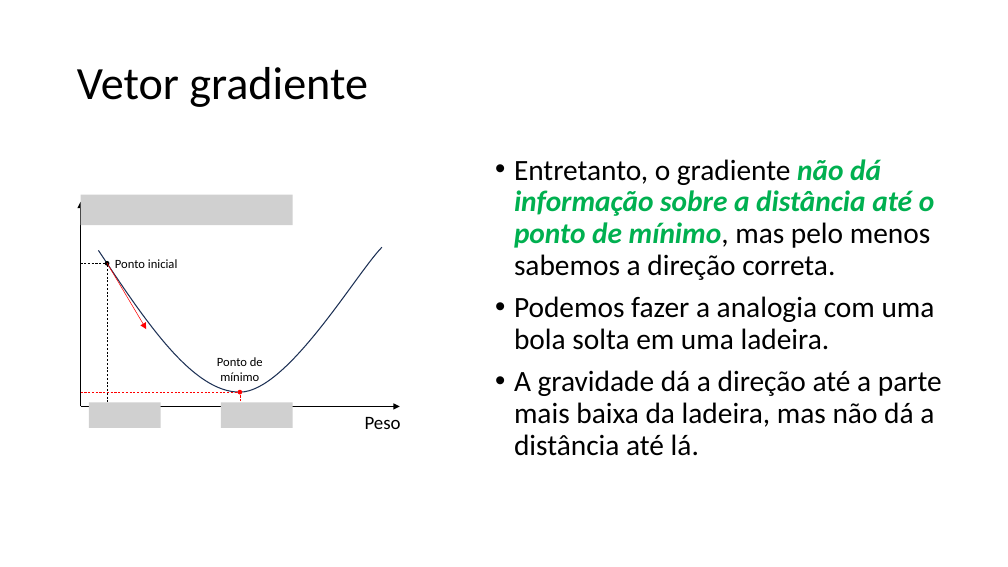
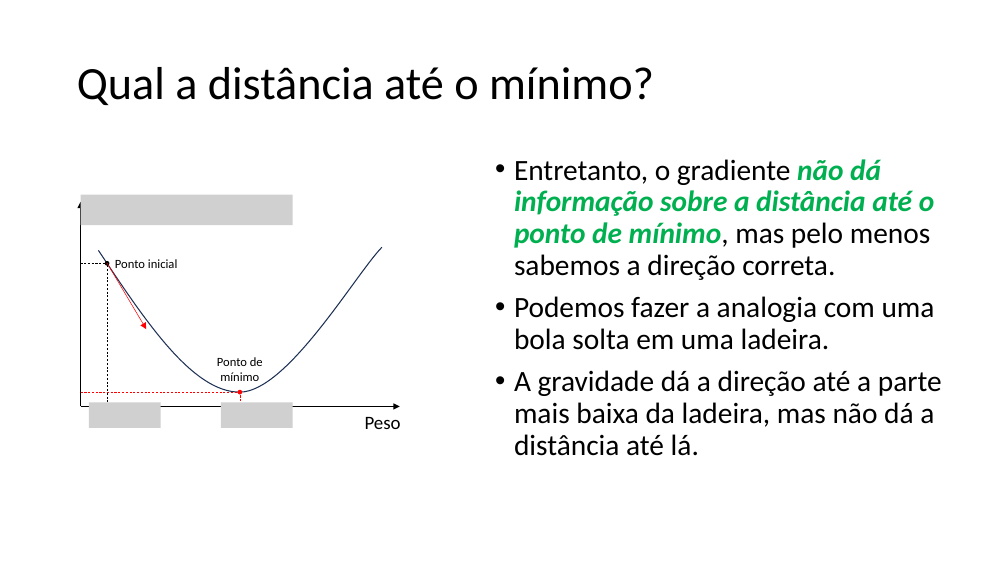
Before and after one commit to zz4fap/tp557-iot-ml, a slide deck: slide 12 of slides/TP557_6_Minimizando_o_erro.pptx. Drawn at 1008x567 pixels with LibreOffice and Linux fonts; fonts in the diff are those of the drawing; grey boxes stand for pictures. Boxes give left, top, right and bottom in pixels: in the first picture for what was removed or moved away, otherwise in the second. Text is boxed around its words. In the diff, an @@ line names an element or a change of style, - is before the commit and + after.

```diff
--- a/slides/TP557_6_Minimizando_o_erro.pptx
+++ b/slides/TP557_6_Minimizando_o_erro.pptx
@@ title at (x1=77, y1=67, x2=654, y2=105): text changed @@
-Vetor gradiente
+Qual a distância até o mínimo?
```
Also in this commit, not shown: 11 other slides changed, 1 slide added, 1 other file.
